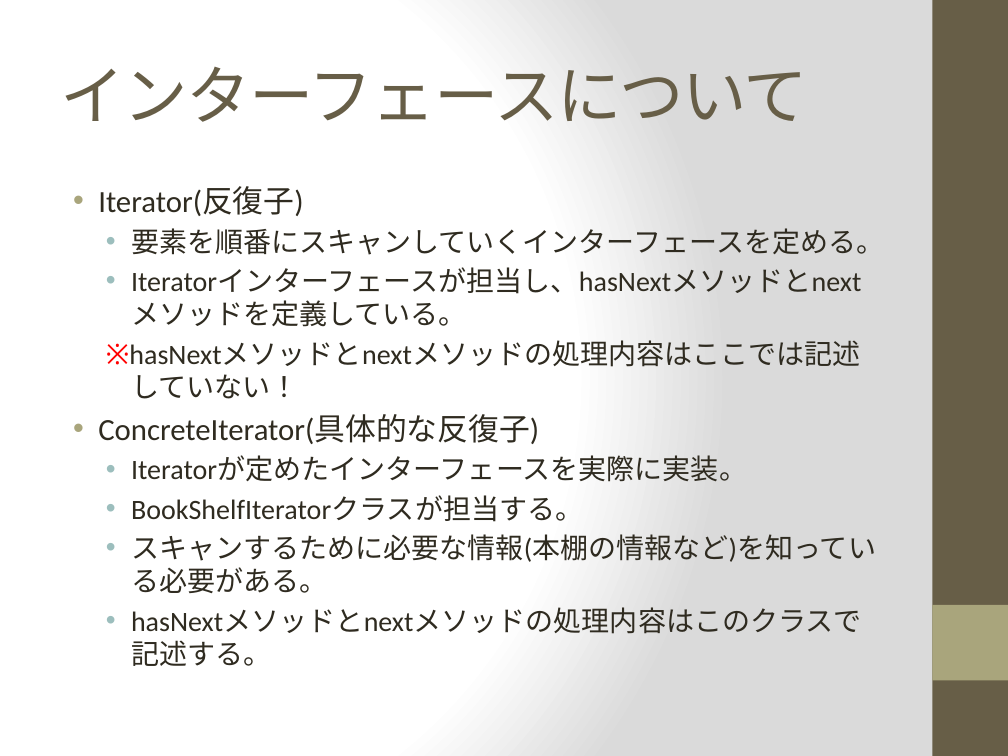
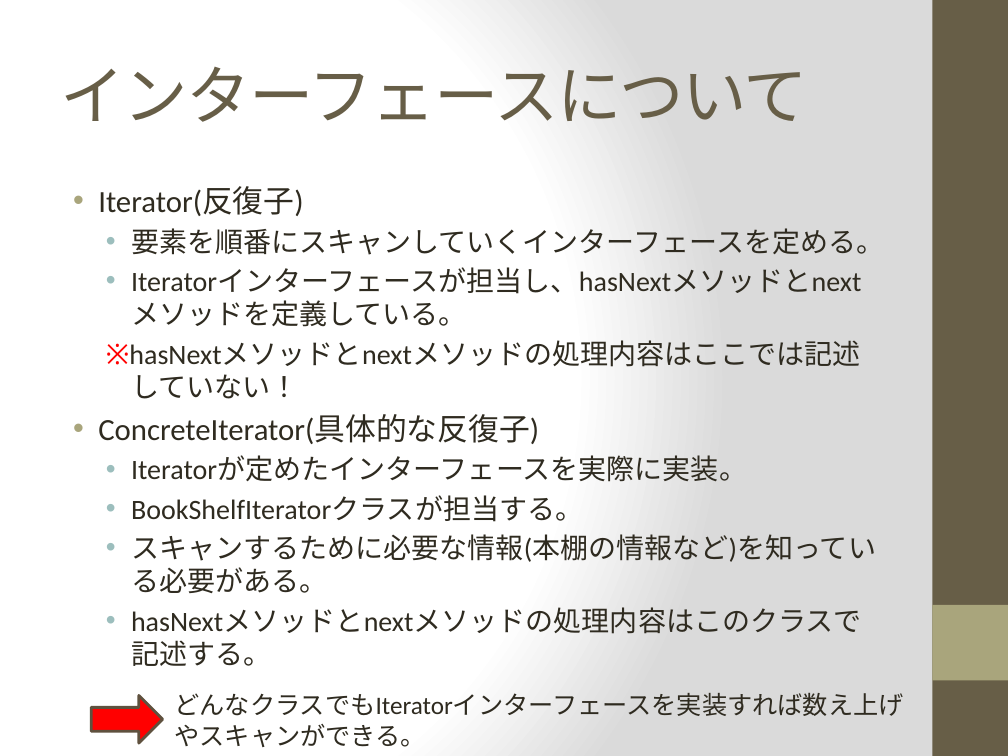
Before and after one commit to Shun40/Seminar-1, a slide deck: slide 10 of Seminar1_slide.pptx. Drawn at 1008x756 pixels with LibreOffice and Linux fonts; fonts in the diff are those of the drawing. Boxes give left, top, right and bottom in pixels: in the first picture for what was removed or moved away, otherwise in the second. Text is boxed around its words. In the diff, an @@ line names an element or a change of style, - is before the commit and + after.

```diff
--- a/Seminar1_slide.pptx
+++ b/Seminar1_slide.pptx
@@ right arrow added at bbox=[92, 696, 163, 743], fill #FF0000, outline #5F513E 2 pt @@
@@ text added at bbox=[174, 692, 903, 747], 18 pt, text #2F2B20 @@
+どんなクラスでもIteratorインターフェースを実装すれば数え上げ
+やスキャンができる。
```
Also in this commit, not shown: 1 other slide changed.
